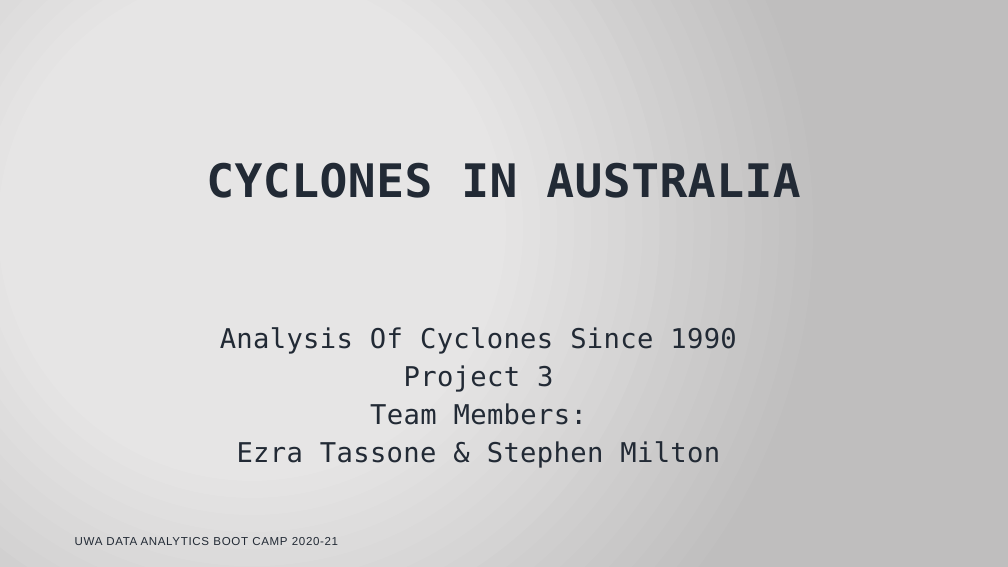
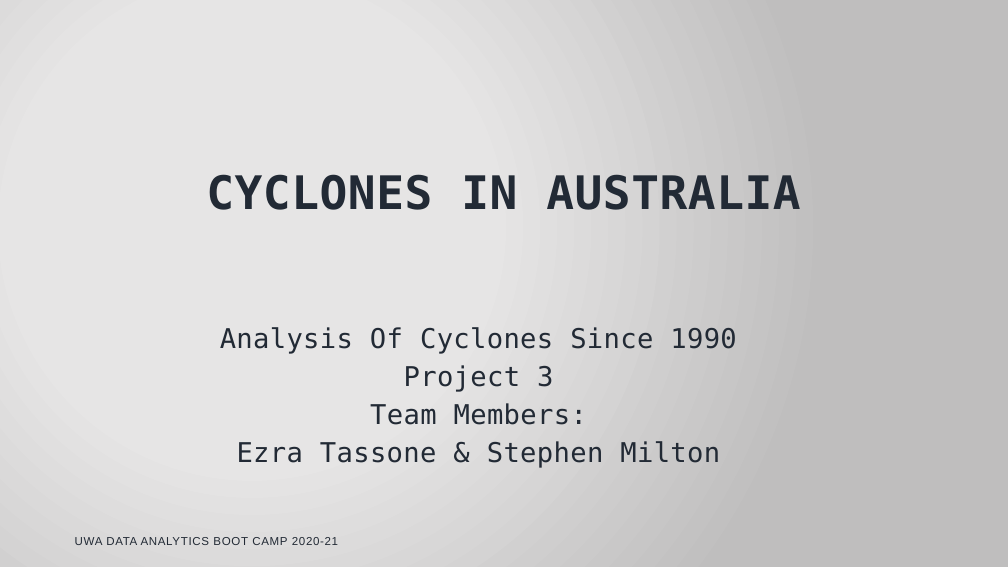
Before and after one commit to etassone1974/UWA-Project-3, a slide deck: slide 1 of Cyclones In Australia.pptx. Drawn at 1008x567 pixels with LibreOffice and Linux fonts; fonts in the diff are those of the drawing; background and template pictures are left out. Boxes give left, top, right and bottom in pixels: in the first picture for what was removed or moved away, otherwise in the second. Text is boxed around its words. In the diff, an @@ line names an element or a change of style, - is before the commit and + after.

Commit message:
Updated PPT

```diff
--- a/Cyclones In Australia.pptx
+++ b/Cyclones In Australia.pptx
@@ title "CYCLONES IN AUSTRALIA": place and size @@
-title "CYCLONES IN AUSTRALIA" at [206,162,800,198]
+title "CYCLONES IN AUSTRALIA" at [206,174,800,210]
```
Also in this commit, not shown: 7 slides added, 3 other files.
